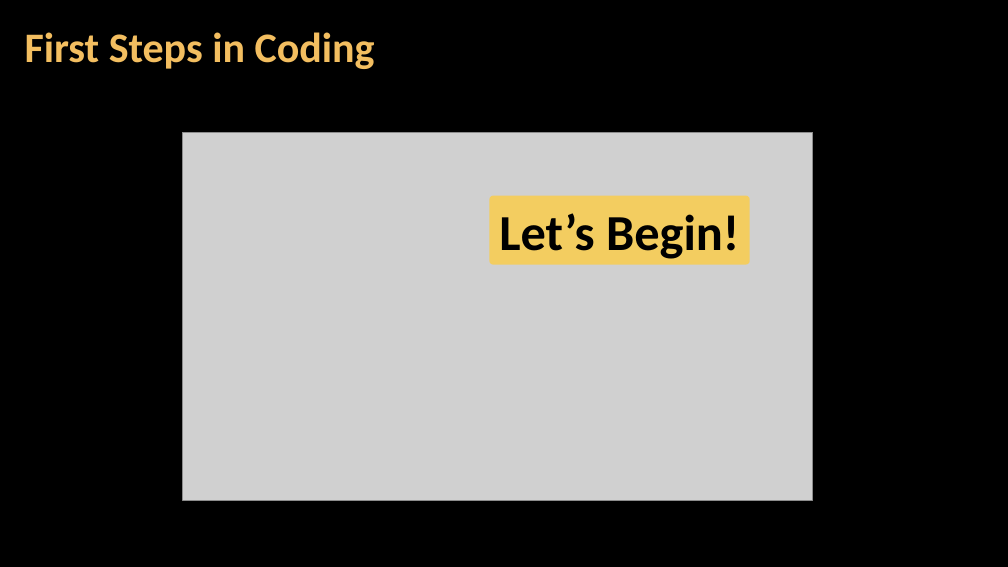
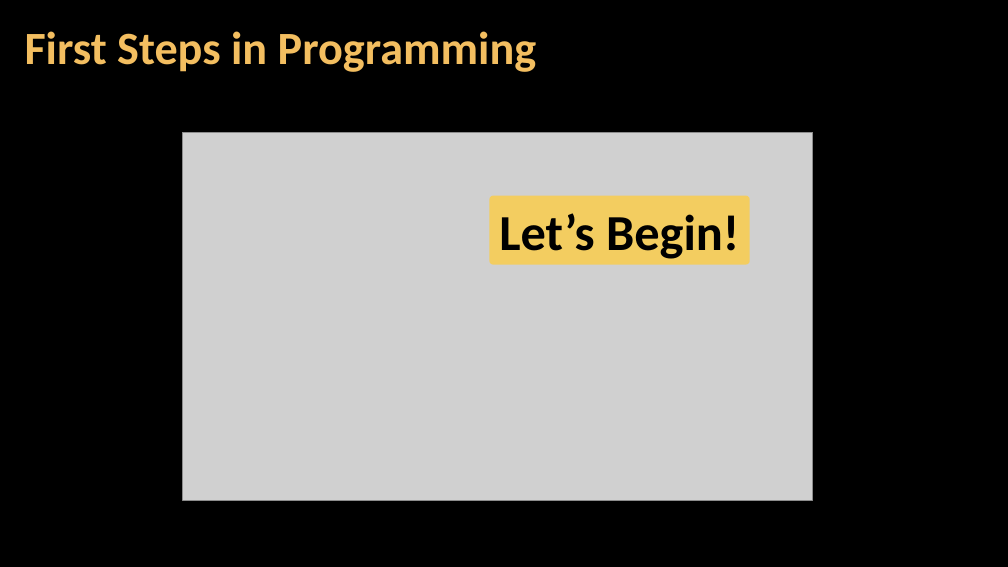
Before and after one commit to SoftUni/Programming-Basics-Book-CSharp-EN, a slide deck: slide 3 of resources/Presentation-Slides/Chapter-1-Into-Programming/01.Chapter-Overview.pptx. Drawn at 1008x567 pixels with LibreOffice and Linux fonts; fonts in the diff are those of the drawing; grey boxes stand for pictures; background and template pictures are left out. Boxes give left, top, right and bottom in pixels: in the first picture for what was removed or moved away, otherwise in the second. Text is boxed around its words. In the diff, an @@ line names an element or a change of style, - is before the commit and + after.

```diff
--- a/resources/Presentation-Slides/Chapter-1-Into-Programming/01.Chapter-Overview.pptx
+++ b/resources/Presentation-Slides/Chapter-1-Into-Programming/01.Chapter-Overview.pptx
@@ title at [25, 31, 537, 72]: text changed; size 40 to 44 pt @@
-First Steps in Coding
+First Steps in Programming
```
Also in this commit, not shown: 2 other slides changed, 12 other files.
